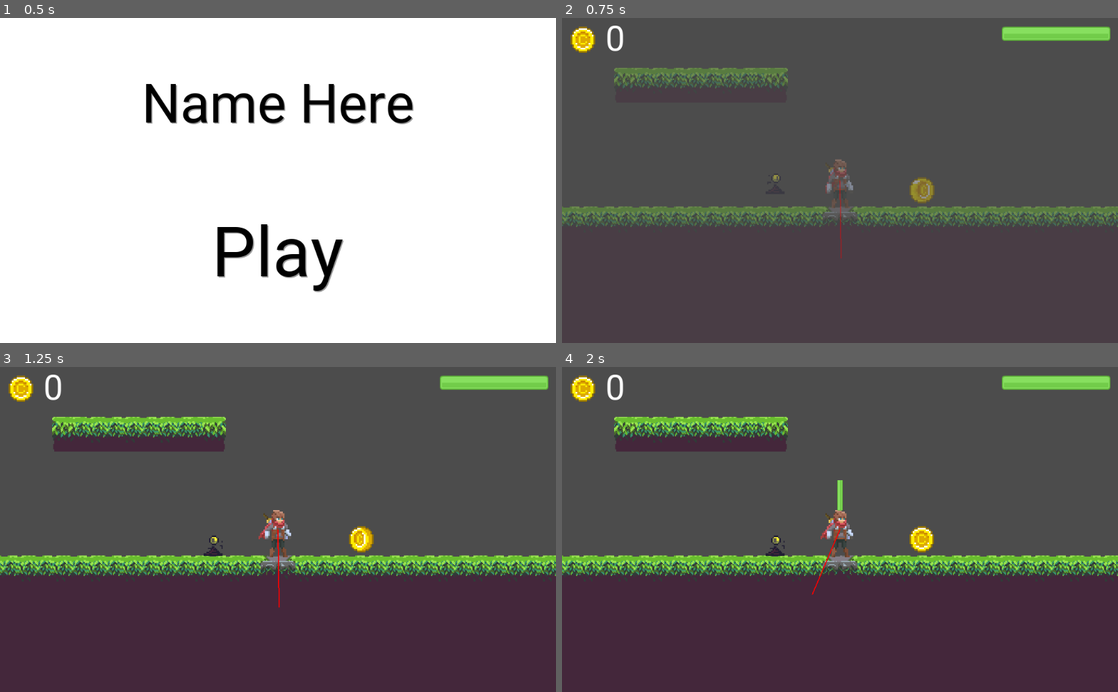
Above: before the commit, frames 1-4 (two rows, left to right).
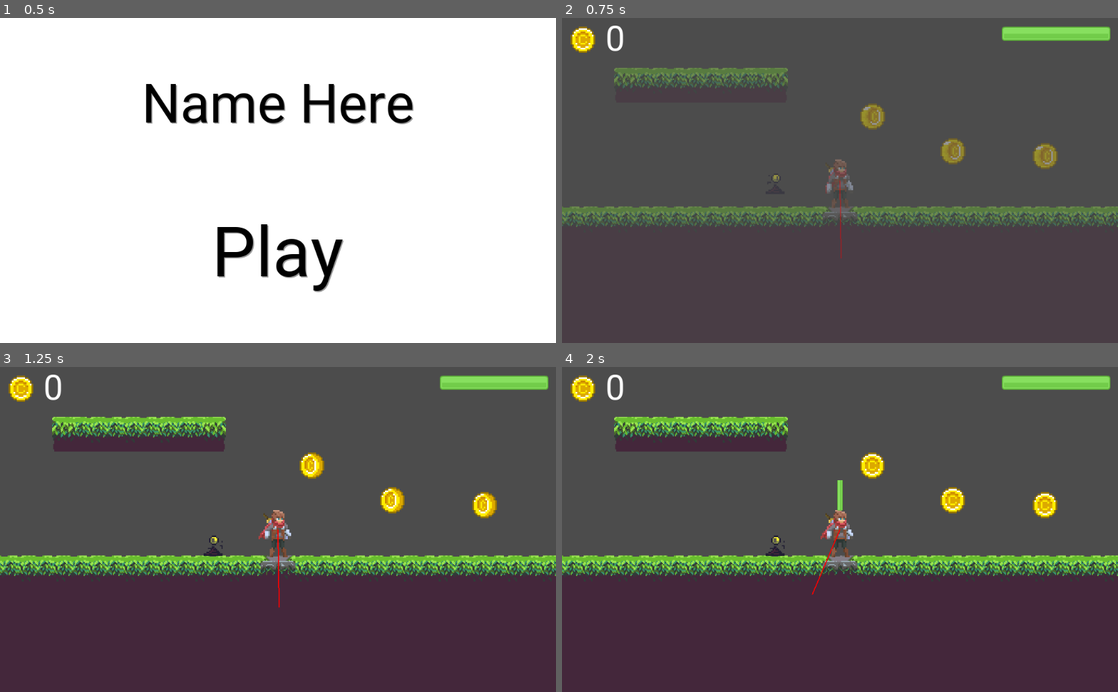
Above: after the commit, the same moments.

Repository: mariothedog/Game-Off-2019-Entry
Game: Godot game, scene res://Scenes/Main Menu.tscn
Two runs of this game, one before a commit and one after it. Both use one fixed random seed, a clock stepped at 60 frames per second and the inputs below.
Inputs (mouse positions are in pixels of both pictures, inside the frame that each line leads up to):
- Up to frame 1 (0.5 s): no input
- Up to frame 2 (0.75 s): click (840, 258) at 0.5 s
- Up to frame 3 (1.25 s): no input
- Up to frame 4 (2 s): move the mouse to (812, 594) at 1.27 s; press the mouse at (812, 594) at 1.28 s

Frame 1 is identical in both runs. In frame 2, 1.1% of the frame differs, in the area x 53-90%, y 26-58%; in frame 3, 1.1%; in frame 4, 1.1%.

Commit message:
coin particles

Diff:
--- a/Code/Coin.gd
+++ b/Code/Coin.gd
@@ -5,4 +5,7 @@
 		print_debug("An error occured when trying to connect the body_entered signal to the Player/pickup_coin method.")
 
 func _on_Coin_body_entered(_body):
+	$Sprite.visible = false
+	$coin_particles.emitting = true
+	yield(get_tree().create_timer(1),"timeout")
 	queue_free()
--- a/Scenes/Coin.tscn
+++ b/Scenes/Coin.tscn
@@ -1,9 +1,9 @@
-[gd_scene load_steps=5 format=2]
+[gd_scene load_steps=7 format=2]
 
 [ext_resource path="res://Code/Coin.gd" type="Script" id=1]
-[ext_resource path="res://Art/Pickupables/Coins.png" type="Texture" id=2]
-
-
+[ext_resource path="res://Scenes/coin_particles.tscn" type="PackedScene" id=2]
+[ext_resource path="res://Art/particles/coin_particle.png" type="Texture" id=3]
+[ext_resource path="res://Art/Pickupables/Coins.png" type="Texture" id=4]
 
 [sub_resource type="RectangleShape2D" id=1]
 extents = Vector2( 20, 24 )
@@ -28,10 +28,15 @@
 [node name="Coin" type="Area2D"]
 script = ExtResource( 1 )
 
+[node name="coin_particles" parent="." instance=ExtResource( 2 )]
+emitting = false
+one_shot = true
+texture = ExtResource( 3 )
+
 [node name="Sprite" type="Sprite" parent="."]
 scale = Vector2( 3, 3 )
 z_index = -2
-texture = ExtResource( 2 )
+texture = ExtResource( 4 )
 hframes = 8
 
 [node name="CollisionShape2D" type="CollisionShape2D" parent="."]
@@ -40,5 +45,4 @@
 [node name="AnimationPlayer" type="AnimationPlayer" parent="."]
 autoplay = "Idle"
 anims/Idle = SubResource( 2 )
-
 [connection signal="body_entered" from="." to="." method="_on_Coin_body_entered"]
--- a/Scenes/Dust Particles.tscn
+++ b/Scenes/Dust Particles.tscn
@@ -8,6 +8,7 @@
 flag_disable_z = true
 gravity = Vector3( 0, 20, 0 )
 initial_velocity = 50.0
+angular_velocity = 1.55544e-43
 orbit_velocity = 0.0
 orbit_velocity_random = 0.0
 scale = 4.0
--- a/Scenes/Jump Trail.tscn
+++ b/Scenes/Jump Trail.tscn
@@ -6,6 +6,7 @@
 [sub_resource type="ParticlesMaterial" id=1]
 flag_disable_z = true
 gravity = Vector3( 0, 98, 0 )
+angular_velocity = 1.55544e-43
 orbit_velocity = 0.0
 orbit_velocity_random = 0.0
 scale = 3.0
--- a/Scenes/Level 1.tscn
+++ b/Scenes/Level 1.tscn
@@ -164,10 +164,15 @@
 [node name="Coins" type="Node2D" parent="."]
 
 [node name="Coin" parent="Coins" instance=ExtResource( 6 )]
-position = Vector2( 120, -30 )
+position = Vector2( 29.1216, -166.318 )
+
+[node name="Coin2" parent="Coins" instance=ExtResource( 6 )]
+position = Vector2( 177.09, -102.237 )
+
+[node name="Coin3" parent="Coins" instance=ExtResource( 6 )]
+position = Vector2( 347.196, -93.4983 )
 
 [node name="Eye Demon" parent="." instance=ExtResource( 7 )]
 position = Vector2( -151.4, -49.2592 )
-
 [connection signal="jump" from="Player" to="." method="_on_Player_jump"]
 [connection signal="update_healthbar" from="Player" to="HUD" method="_on_Player_update_healthbar"]
--- a/Scenes/Main Menu.tscn
+++ b/Scenes/Main Menu.tscn
@@ -74,7 +74,6 @@
 flat = true
 
 [node name="Transition" type="Tween" parent="."]
-
 [connection signal="mouse_entered" from="MarginContainer/VBoxContainer/Play/Play Button" to="." method="_on_Play_Button_mouse_entered"]
 [connection signal="mouse_exited" from="MarginContainer/VBoxContainer/Play/Play Button" to="." method="_on_Play_Button_mouse_exited"]
 [connection signal="pressed" from="MarginContainer/VBoxContainer/Play/Play Button" to="." method="_on_Play_Button_pressed"]
--- /dev/null
+++ b/Scenes/coin_particles.tscn
@@ -0,0 +1,18 @@
+[gd_scene load_steps=2 format=2]
+
+[sub_resource type="ParticlesMaterial" id=1]
+emission_shape = 2
+emission_box_extents = Vector3( 40, 40, 1 )
+flag_disable_z = true
+gravity = Vector3( 0, 30, 0 )
+initial_velocity = 50.0
+initial_velocity_random = 1.0
+orbit_velocity = 0.0
+orbit_velocity_random = 0.0
+scale_random = 1.0
+color = Color( 0.819608, 0.847059, 0.294118, 1 )
+anim_speed_random = 1.0
+
+[node name="coin_particles" type="Particles2D"]
+amount = 13
+process_material = SubResource( 1 )
Binary file added: Art/particles/coin_particle.png
Not shown, added: Art/particles/coin_particle.png.import
